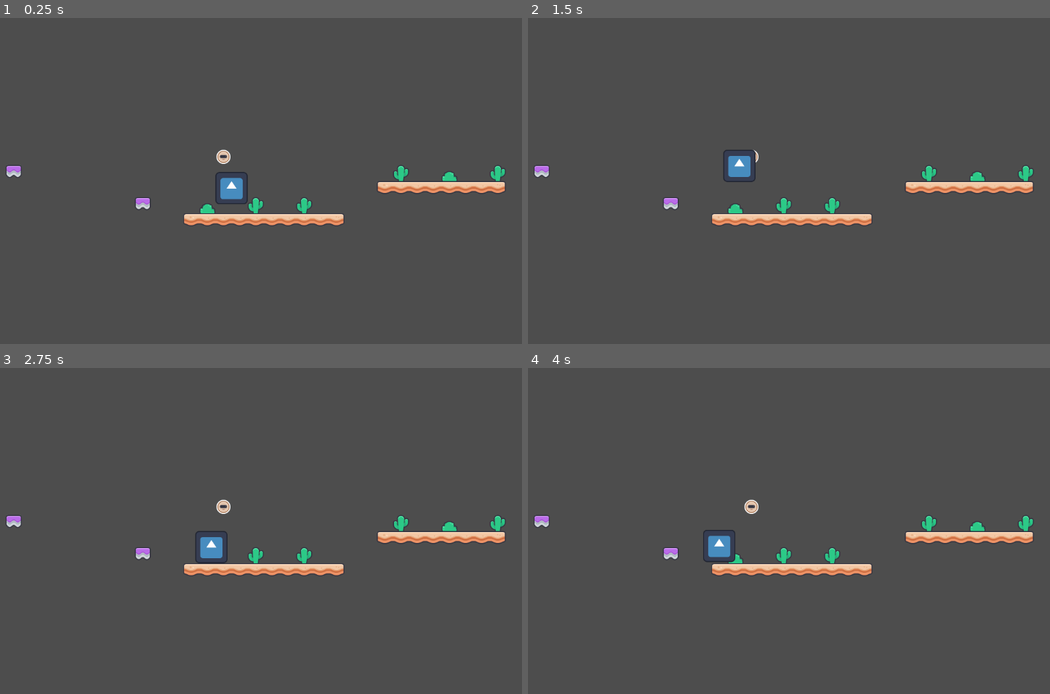
Above: before the commit, frames 1-4 (two rows, left to right).
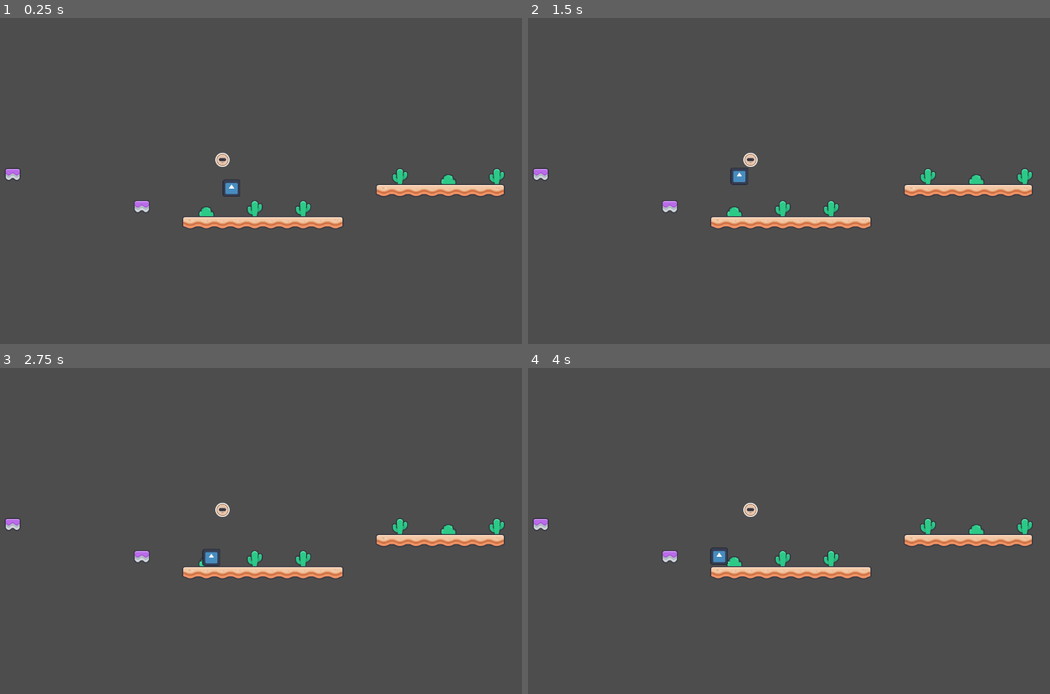
Above: after the commit, the same moments.

Repository: lanceabellanosa/GODOT-TEST
Game: Godot game, scene res://Scenes/game.tscn
The game is run twice, just before and just after one commit, with the same random seed, the same clock (stepped at 60 frames per second) and the same inputs. The engine's default icon, where the game draws it, is replaced by a stand-in: a white triangle on a blue panel in a dark square.
Inputs:
- Up to frame 1 (0.25 s): no input
- Up to frame 2 (1.5 s): tap Enter (ui_accept) at 0.5, 0.77, 1.25 s; tap A (a) at 0.6, 1.35 s
- Up to frame 3 (2.75 s): tap Enter (ui_accept) at 1.52 s; tap D (d) at 2.1 s; tap A (a) at 2.3 s
- Up to frame 4 (4 s): tap Enter (ui_accept) at 2.75, 3.02, 3.77 s; tap A (a) at 2.85, 3.6 s

The runs differ from the first frame. In frame 1, 2.9% of the frame differs, in the area x 1-97%, y 40-65%; in frame 2, 2.9%; in frame 3, 2.9%; in frame 4, 3.0%.

Commit message:
skibidy rizzz

Diff:
--- a/Scenes/game.tscn
+++ b/Scenes/game.tscn
@@ -4630,7 +4630,7 @@
 sources/0 = SubResource("TileSetAtlasSource_lbhrr")
 
 [sub_resource type="RectangleShape2D" id="RectangleShape2D_qxrlw"]
-size = Vector2(128, 128)
+size = Vector2(70, 69)
 
 [node name="game" type="Node2D" unique_id=933749675]
 
@@ -4640,13 +4640,13 @@
 layer_0/tile_data = PackedInt32Array(327684, 262144, 8, 327685, 262144, 7, 327686, 262144, 7, 327687, 262144, 7, 327688 …(14485 unchanged characters)…
 
 [node name="player" type="CharacterBody2D" parent="." unique_id=889103417]
-position = Vector2(448, 192)
+position = Vector2(452, 180)
 script = ExtResource("1_yqjtg")
 metadata/_edit_group_ = true
 
 [node name="Sprite2D" type="Sprite2D" parent="player" unique_id=190154953]
-position = Vector2(1.5258789e-05, 3.8146973e-06)
-scale = Vector2(1.0000002, 1)
+position = Vector2(7.6293945e-06, 3.8146973e-06)
+scale = Vector2(0.5468751, 0.53125)
 texture = ExtResource("2_lnu2h")
 
 [node name="CollisionShape2D" type="CollisionShape2D" parent="player" unique_id=982615910]
